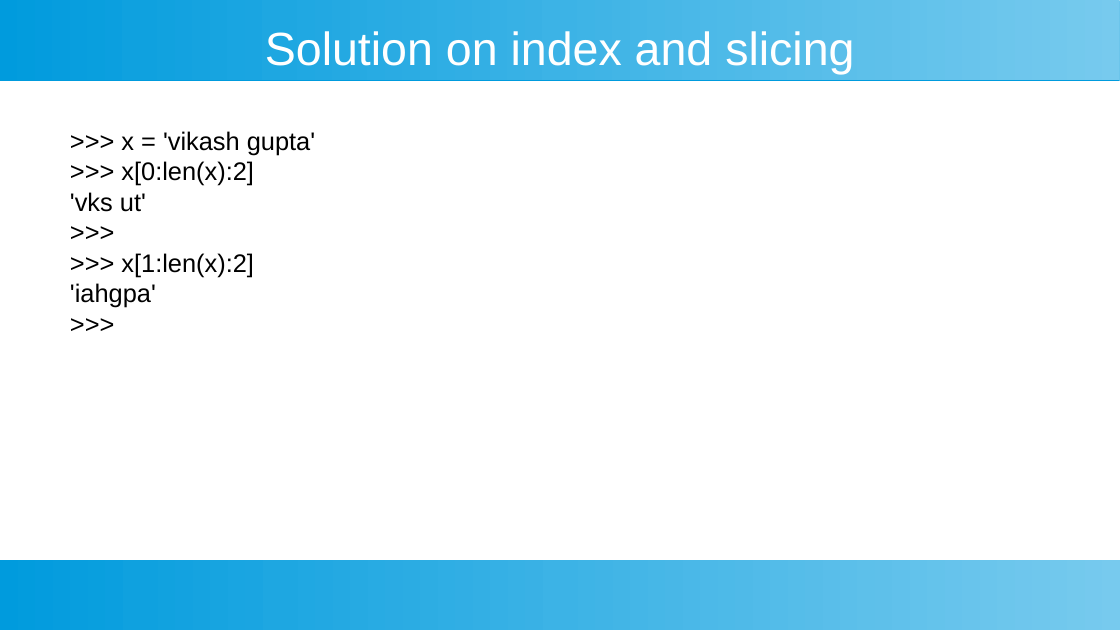
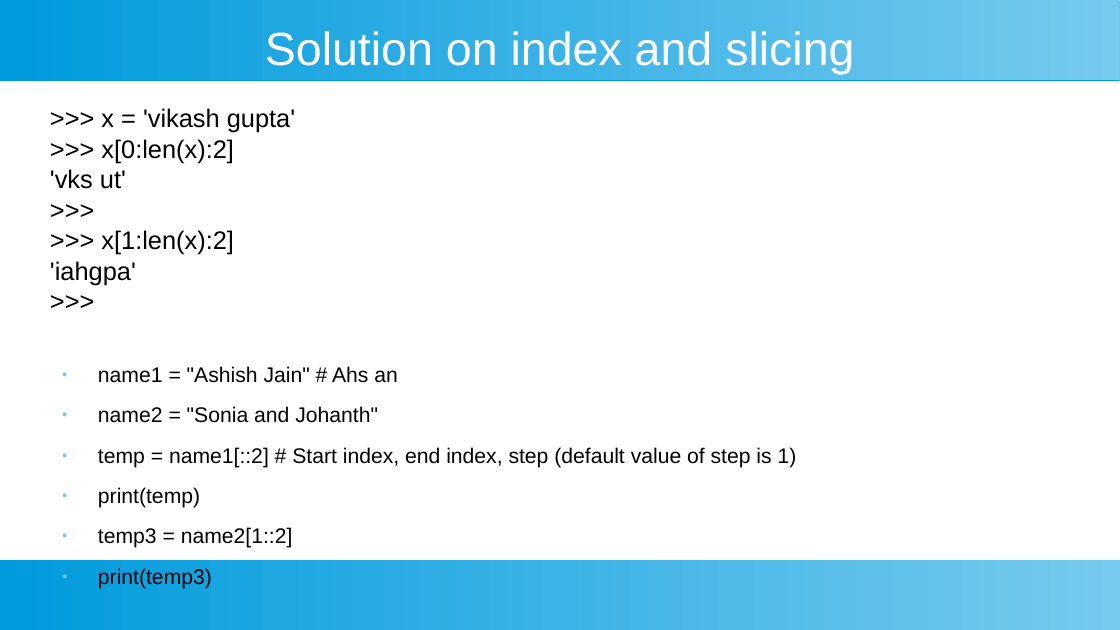
Before and after one commit to ashishjain1547/public_lessons_in_python, a slide deck: slide 19 of Ch 5 - Strings/Strings.odp (slide 18 before the commit). Drawn at 1120x630 pixels with LibreOffice and Linux fonts; fonts in the diff are those of the drawing. Boxes give left, top, right and bottom in pixels: in the first picture for what was removed or moved away, otherwise in the second. Text is boxed around its words. In the diff, an @@ line names an element or a change of style, - is before the commit and + after.

```diff
--- a/Ch 5 - Strings/Strings.odp
+++ b/Ch 5 - Strings/Strings.odp
@@ text ">>> x = 'vikash gupta'": place and size @@
-text ">>> x = 'vikash gupta'" at [70,131,315,308]
+text ">>> x = 'vikash gupta'" at [50,108,797,589]
@@ text at [98,366,797,589]: paragraphs added @@
+● name1 = "Ashish Jain" # Ahs an
+● name2 = "Sonia and Johanth"
+● temp = name1[::2] # Start index, end index, step (default value of step is 1)
+● print(temp)
+● temp3 = name2[1::2]
+● print(temp3)
```
Also in this commit, not shown: 3 other slides changed, 1 slide added, 48 other files.
